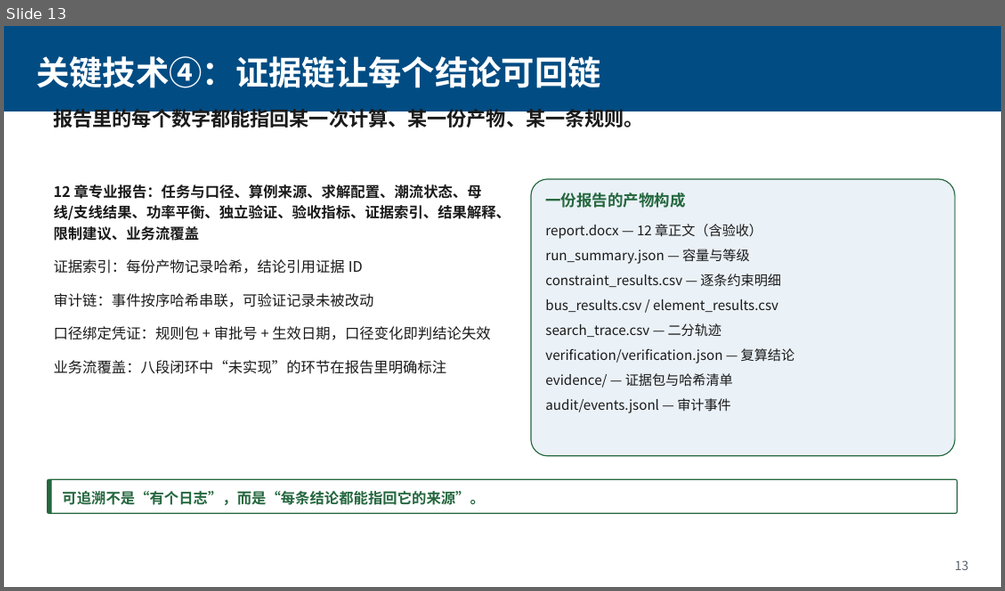
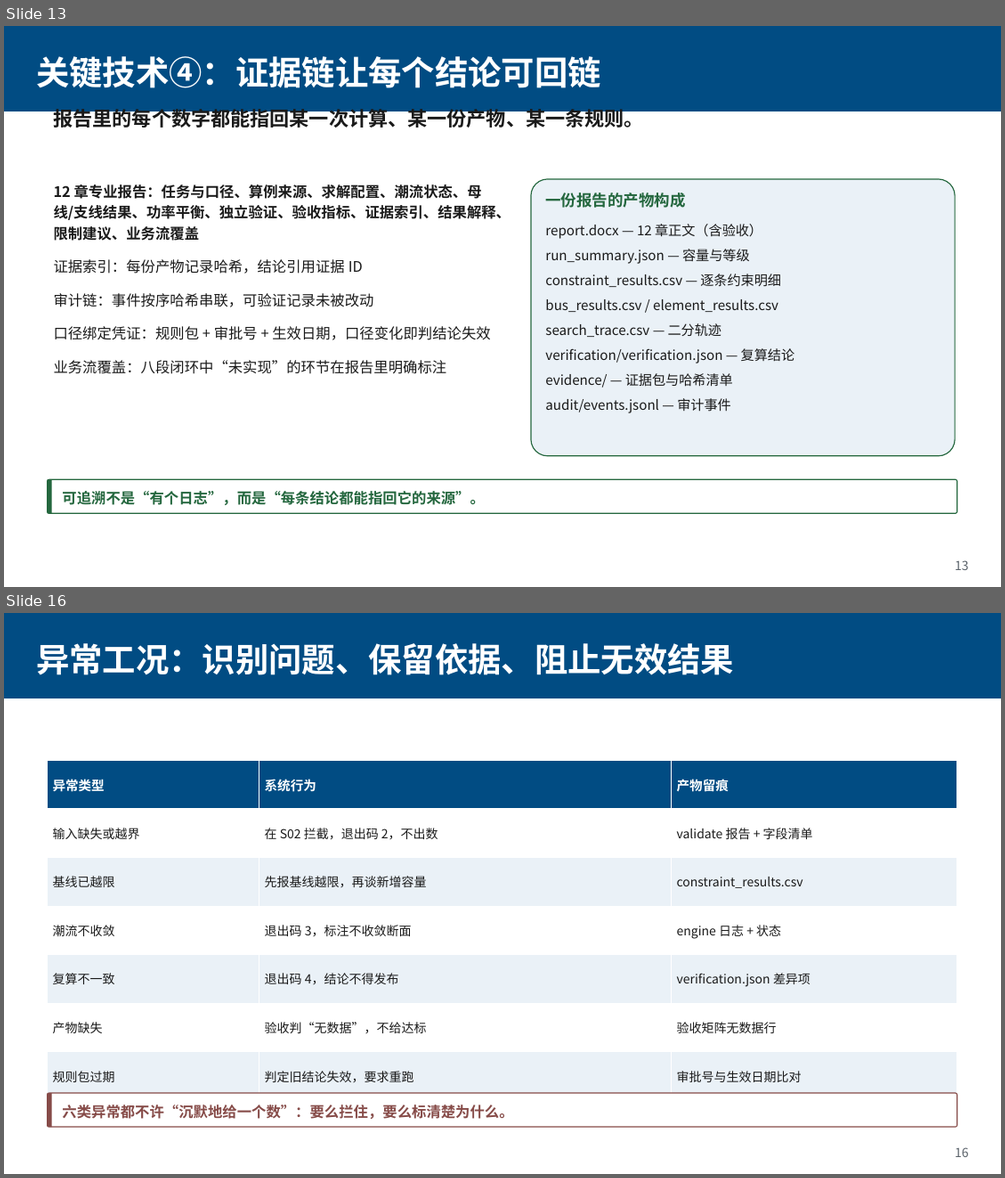
Before and after one commit to Coba1t-4U/hc-capacity-agent, a slide deck: docs/配网承载力智能体.pptx. Shown one above the other, each under a label of ours: slide 13 before the commit, slides 13 and 16 after it; the slides between them are not shown. The pictures are 1005x591 and 1005x1178 pixels, drawn with LibreOffice and Linux fonts; fonts in the diff are those of the drawing. Boxes give left, top, right and bottom in pixels: in the first picture for what was removed or moved away, otherwise in the second. Text is boxed around its words. In the diff, an @@ line names an element or a change of style, - is before the commit and + after.

Commit message:
PPT 补齐至31页并与模板逐页对应：新增分析场景、大模型基座、专业技能与契约、异常工况、知识库、验证、系统配置界面（真实截图）

```diff
--- a/docs/配网承载力智能体.pptx
+++ b/docs/配网承载力智能体.pptx
@@ slide 16 added at bbox=[4, 613, 1001, 1174], background #FFFFFF @@
@@ rectangle added at bbox=[4, 613, 1001, 698], fill #014C83 @@
@@ text added at bbox=[36, 643, 734, 675], 32 pt, text #FFFFFF, bold @@
+异常工况：识别问题、保留依据、阻止无效结果
@@ table added at bbox=[48, 761, 956, 1101], 7 rows, 3 columns @@
+异常类型 | 系统行为 | 产物留痕
+输入缺失或越界 | 在 S02 拦截，退出码 2，不出数 | validate 报告 + 字段清单
+基线已越限 | 先报基线越限，再谈新增容量 | constraint_results.csv
+潮流不收敛 | 退出码 3，标注不收敛断面 | engine 日志 + 状态
+复算不一致 | 退出码 4，结论不得发布 | verification.json 差异项
+产物缺失 | 验收判“无数据”，不给达标 | 验收矩阵无数据行
+规则包过期 | 判定旧结论失效，要求重跑 | 审批号与生效日期比对
@@ rounded rectangle added at bbox=[48, 1093, 957, 1127], fill #FFFFFF, outline #864B48 1 pt @@
@@ rectangle added at bbox=[48, 1093, 52, 1127], fill #864B48 @@
@@ text added at bbox=[62, 1104, 513, 1119], 14 pt, text #864B48, bold @@
+六类异常都不许“沉默地给一个数”：要么拦住，要么标清楚为什么。
@@ text added at bbox=[955, 1147, 969, 1157], 12 pt, text #5A626A @@
+16
```
Also in this commit, not shown: 12 slides changed, 5 other slides added, 4 other files.
